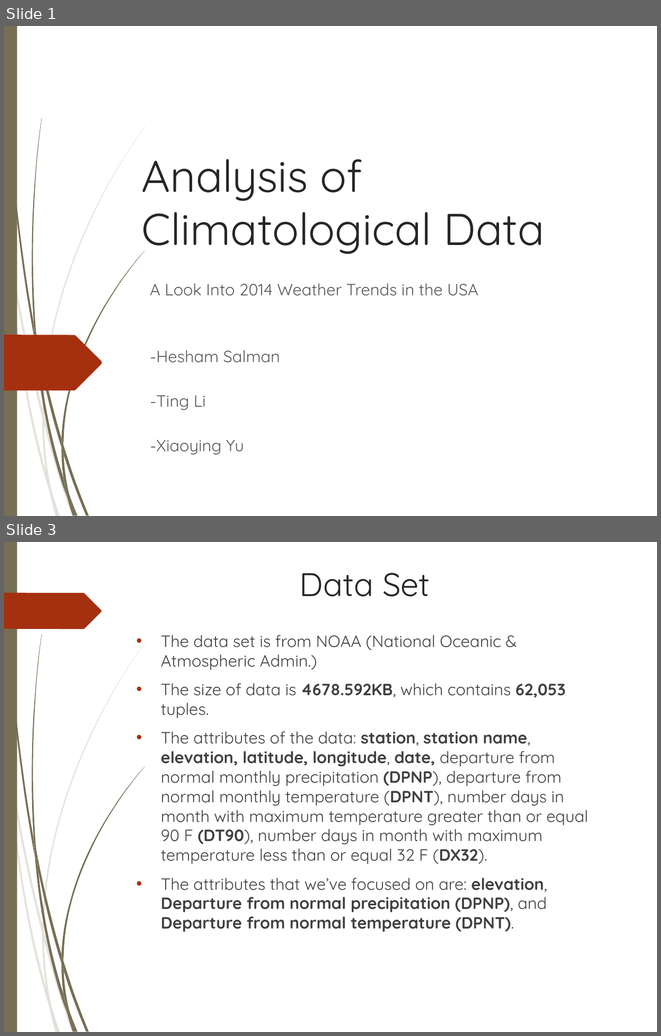
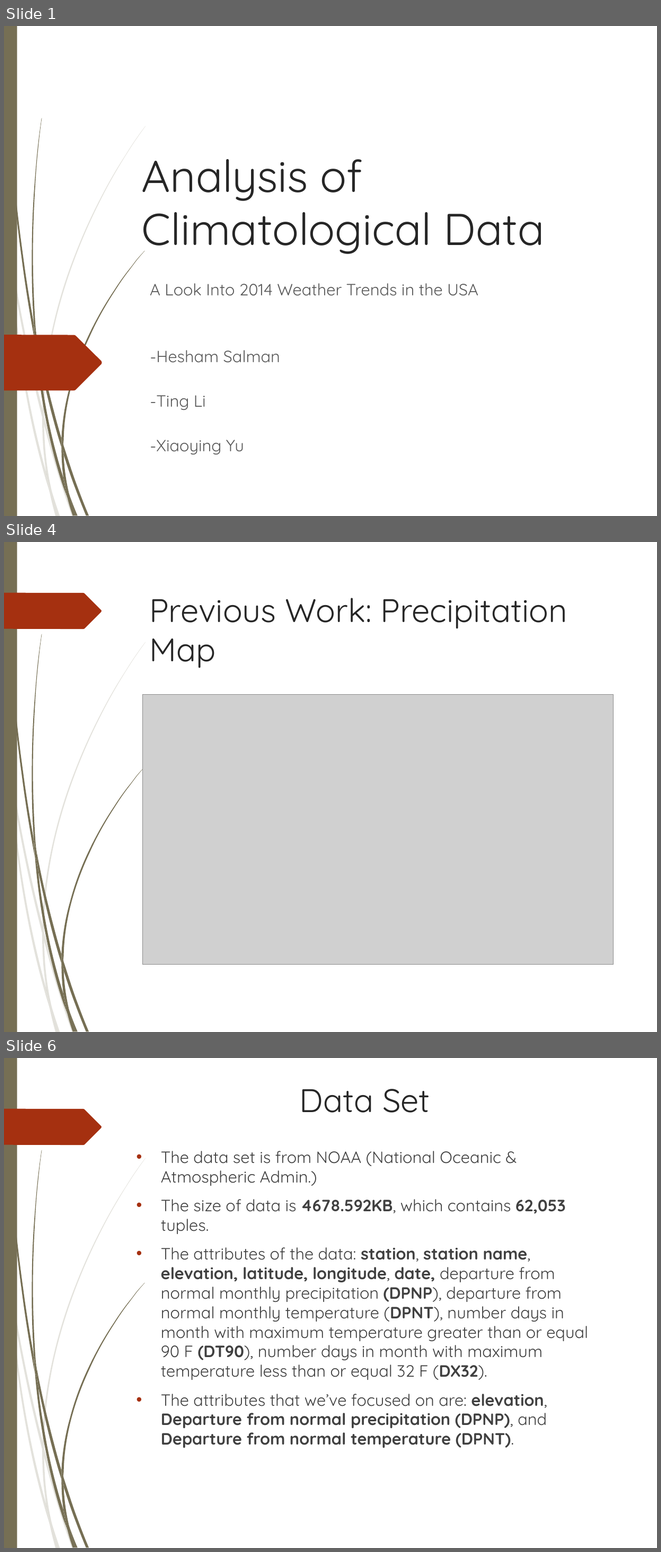
Before and after one commit to Iron-Ham/CPS585, a slide deck: cps585-weather analysis.ppt. Shown one above the other, each under a label of ours: slides 1 and 3 before the commit, slides 1, 4 and 6 after it; the slides between them are not shown. The pictures are 661x1036 and 661x1552 pixels, drawn with LibreOffice and Linux fonts; fonts in the diff are those of the drawing; grey boxes stand for pictures; background and template pictures are left out. Boxes give left, top, right and bottom in pixels: in the first picture for what was removed or moved away, otherwise in the second. Text is boxed around its words. In the diff, an @@ line names an element or a change of style, - is before the commit and + after.

```diff
--- a/cps585-weather analysis.ppt
+++ b/cps585-weather analysis.ppt
@@ slide 4 added at [4,542,657,1032], background picture (left out); not listed: 24 template elements that a slide beside it also shows @@
@@ title added at [149,598,567,668], 36 pt, text #262626 @@
+Previous Work: Precipitation Map
@@ picture added at [143,694,614,964] @@
@@ what was slide 3 is now slide 6 @@
```
Also in this commit, not shown: 1 slide changed, 2 other slides added.
